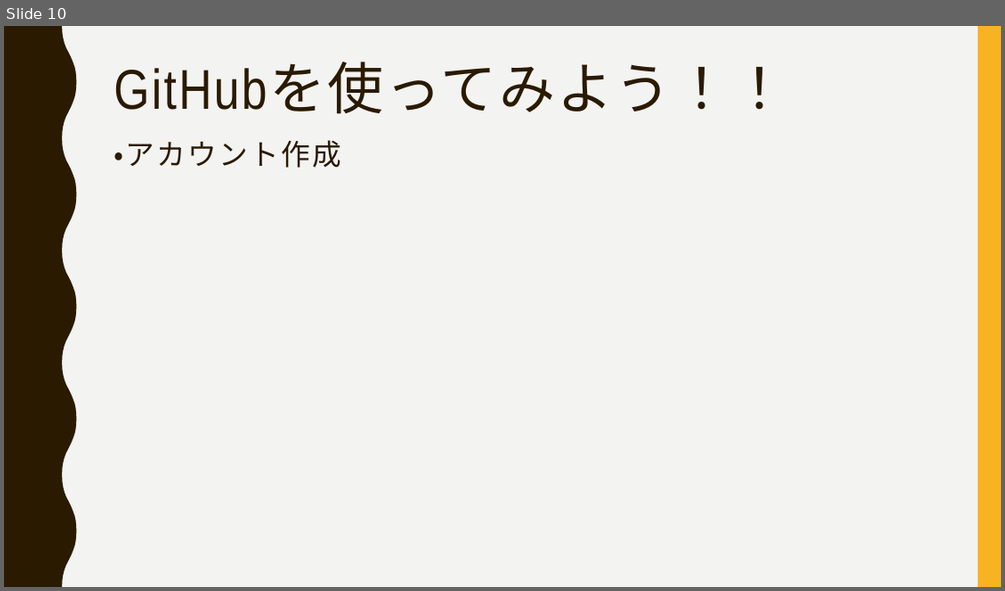
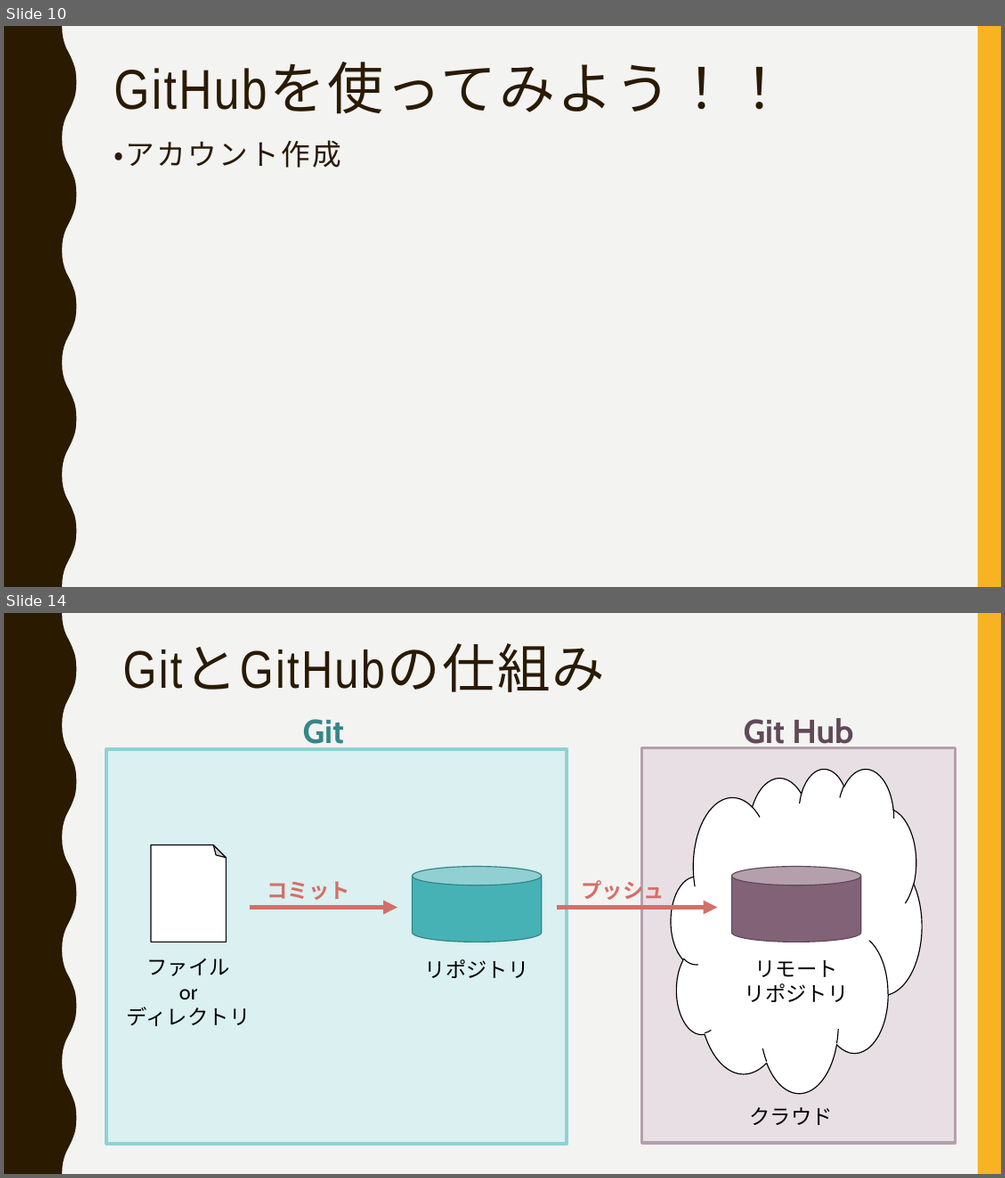
Before and after one commit to FIY24554/git_test, a slide deck: gitについて_松家.pptx. Shown one above the other, each under a label of ours: slide 10 before the commit, slides 10 and 14 after it; the slides between them are not shown. The pictures are 1005x591 and 1005x1178 pixels, drawn with LibreOffice and Linux fonts; fonts in the diff are those of the drawing. Boxes give left, top, right and bottom in pixels: in the first picture for what was removed or moved away, otherwise in the second. Text is boxed around its words. In the diff, an @@ line names an element or a change of style, - is before the commit and + after.

```diff
--- a/gitについて_松家.pptx
+++ b/gitについて_松家.pptx
@@ slide 14 added at <box>4,613,1001,1174</box>, background #F3F3F2; not listed: 2 template elements that a slide beside it also shows @@
@@ title added at <box>123,645,606,692</box>, 51 pt, text #2A1A00 @@
+GitとGitHubの仕組み
@@ text added at <box>303,719,344,750</box>, 32 pt, text #358588, bold @@
+Git
@@ text added at <box>744,718,853,749</box>, 32 pt, text #624A58, bold @@
+Git Hub
@@ rectangle added at <box>106,749,567,1144</box>, fill #DAF0F1, outline #8FD2D4 3 pt @@
@@ rectangle added at <box>642,747,955,1143</box>, fill #E7DFE4, outline #B69FAD 3 pt @@
@@ cloud added at <box>671,768,922,1093</box>, fill #FFFFFF, outline #000000 1 pt @@
@@ folded corner added at <box>151,844,226,942</box>, fill #FFFFFF, outline #000000 1 pt @@
@@ cylinder added at <box>413,867,542,942</box>, fill #46B2B5, outline #348486 1 pt @@
@@ text added at <box>581,876,663,903</box>, 20 pt, text #D36F68, bold @@
+プッシュ
@@ cylinder added at <box>732,867,861,942</box>, fill #826276, outline #604957 1 pt @@
@@ text added at <box>267,881,349,900</box>, 20 pt, text #D36F68, bold @@
+コミット
@@ arrow added from (250, 907) to (397, 907), #D36F68 4.5 pt @@
@@ arrow added from (557, 907) to (718, 907), #D36F68 4.5 pt @@
@@ text added at <box>127,958,251,1026</box>, 20 pt, text #000000 @@
+ファイル
+or
+ディレクトリ
@@ text added at <box>425,959,529,978</box>, 20 pt, text #000000 @@
+リポジトリ
@@ text added at <box>744,960,849,1002</box>, 20 pt, text #000000 @@
+リモート
+リポジトリ
@@ text added at <box>750,1107,833,1125</box>, 20 pt, text #000000 @@
+クラウド
```
Also in this commit, not shown: 3 other slides added, 9 other files.
